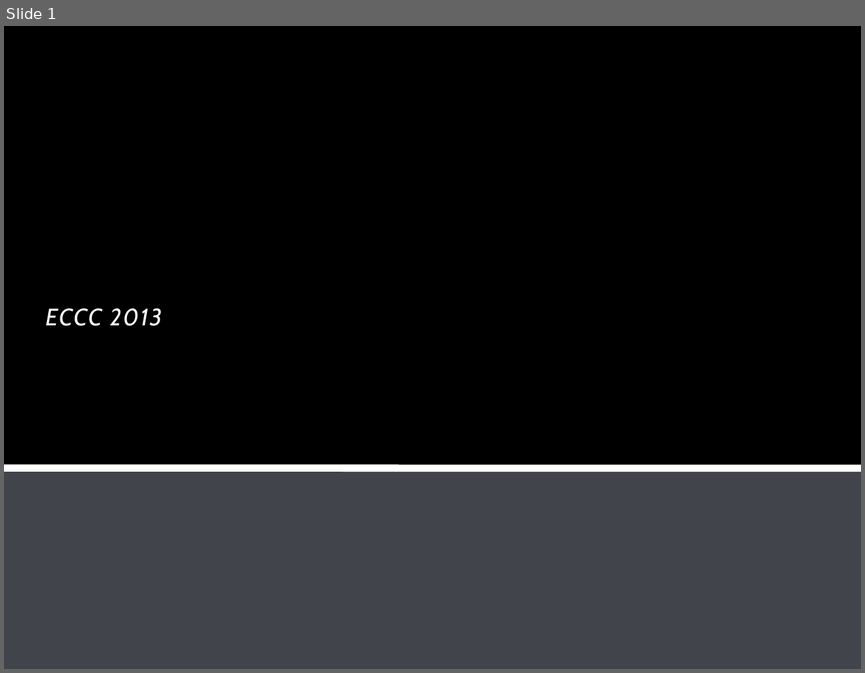
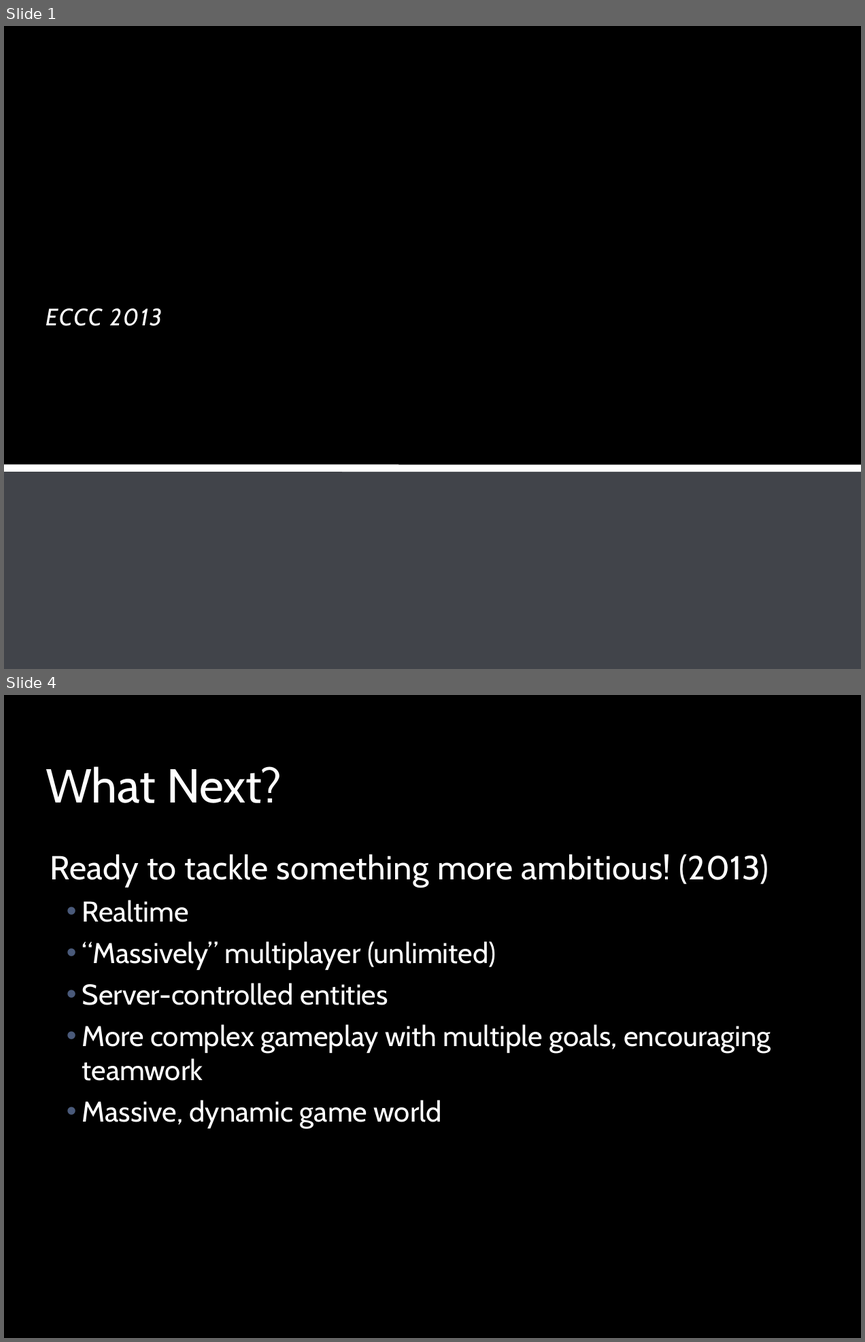
Before and after one commit to LeifBloomquist/Vortex, a slide deck: Docs/Vortex ECCC 2013.pptx. Shown one above the other, each under a label of ours: slide 1 before the commit, slides 1 and 4 after it; the slides between them are not shown. The pictures are 865x673 and 865x1342 pixels, drawn with LibreOffice and Linux fonts; fonts in the diff are those of the drawing; background and template pictures are left out. Boxes give left, top, right and bottom in pixels: in the first picture for what was removed or moved away, otherwise in the second. Text is boxed around its words. In the diff, an @@ line names an element or a change of style, - is before the commit and + after.

```diff
--- a/Docs/Vortex ECCC 2013.pptx
+++ b/Docs/Vortex ECCC 2013.pptx
@@ slide 4 added at (4,695,861,1338), background picture (left out) @@
@@ rectangle added at (4,695,861,1338), fill #000000 at 50% opacity @@
@@ title added at (45,766,281,803), 40 pt, text #FFFFFF @@
+What Next?
@@ text added at (50,854,770,1128), 24 pt, text #FFFFFF @@
+Ready to tackle something more ambitious! (2013)
+    • Realtime
+    • “Massively” multiplayer (unlimited)
+    • Server-controlled entities
+    • More complex gameplay with multiple goals, encouraging teamwork
+    • Massive, dynamic game world
```
Also in this commit, not shown: 7 slides changed, 3 other slides added, 11 other files.
